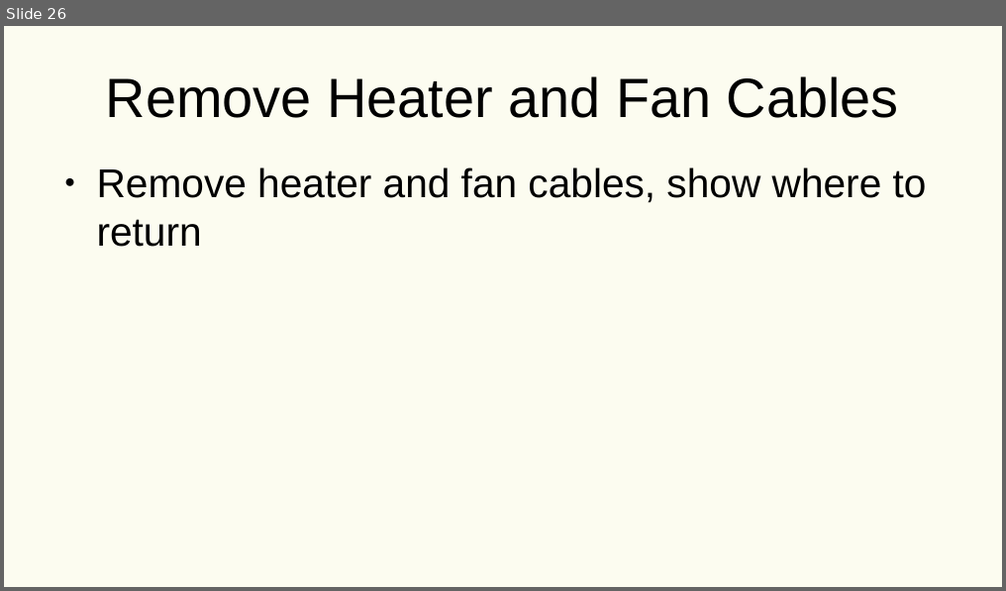
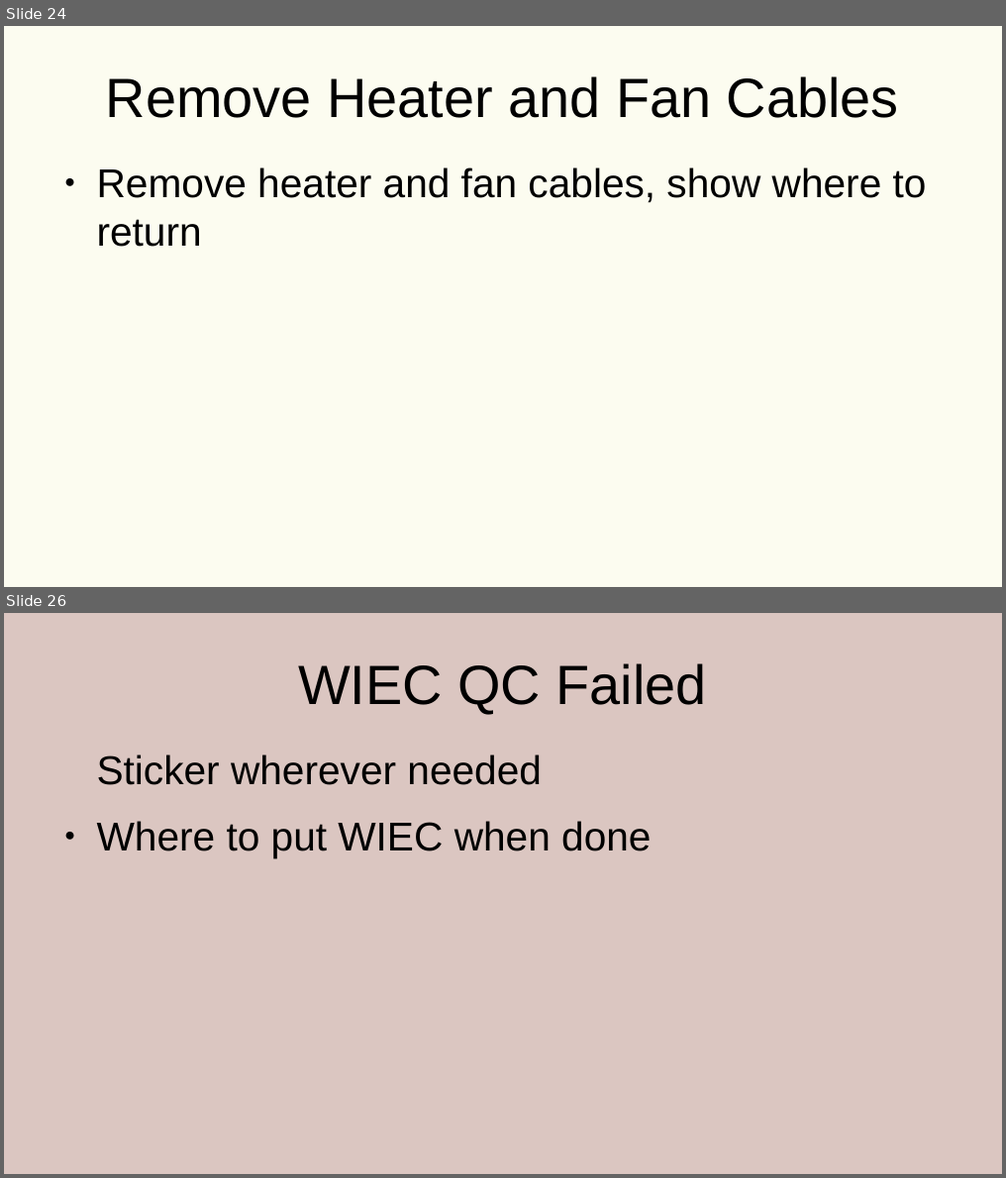
Before and after one commit to KyraDugan/DUNE_HV_Crate_Testing, a slide deck: WIEC_Component/Hardware_Instructions.odp. Shown one above the other, each under a label of ours: slide 26 before the commit, slides 24 and 26 after it; the slides between them are not shown. The pictures are 1006x591 and 1006x1178 pixels, drawn with LibreOffice and Linux fonts; fonts in the diff are those of the drawing. Boxes give left, top, right and bottom in pixels: in the first picture for what was removed or moved away, otherwise in the second. Text is boxed around its words. In the diff, an @@ line names an element or a change of style, - is before the commit and + after.

```diff
--- a/WIEC_Component/Hardware_Instructions.odp
+++ b/WIEC_Component/Hardware_Instructions.odp
@@ slide 26 added at bbox=[4, 613, 1002, 1174], background #DBC6C1 @@
@@ title added at bbox=[298, 663, 707, 714], 44 pt, text #000000 @@
+WIEC QC Failed
@@ text added at bbox=[97, 755, 650, 858], 32 pt, text #000000 @@
+Sticker wherever needed
+● Where to put WIEC when done
@@ what was slide 26 is now slide 24 @@
```
Also in this commit, not shown: 3 slides changed, 1 other slide added, 7 slides removed, 37 other files.
